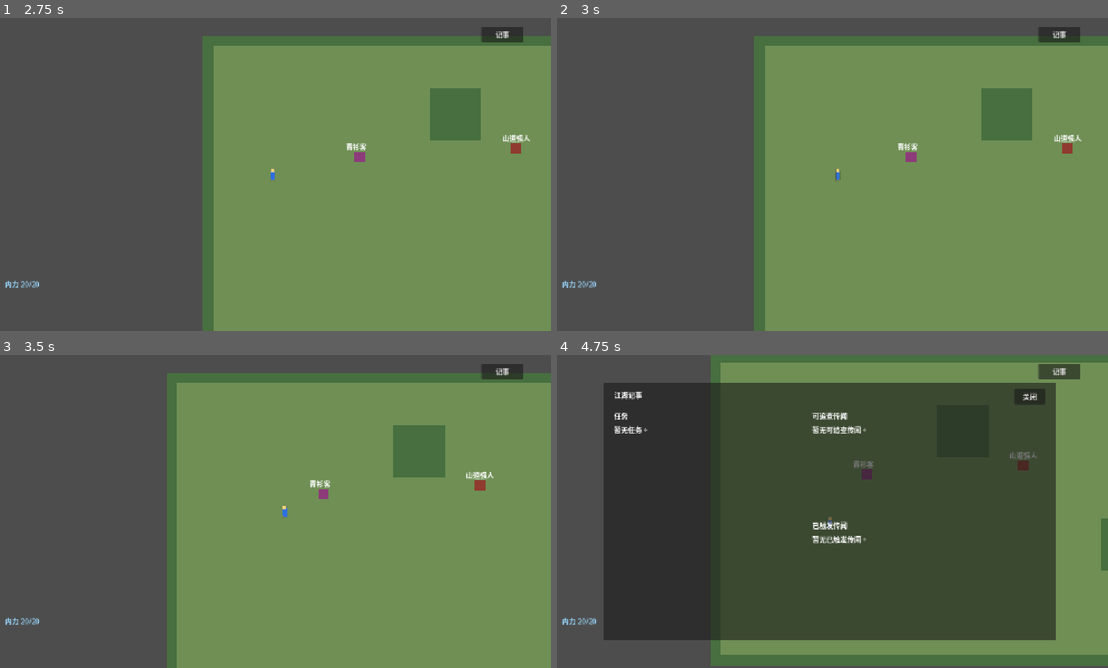
Above: before the commit, frames 1-4 (two rows, left to right).
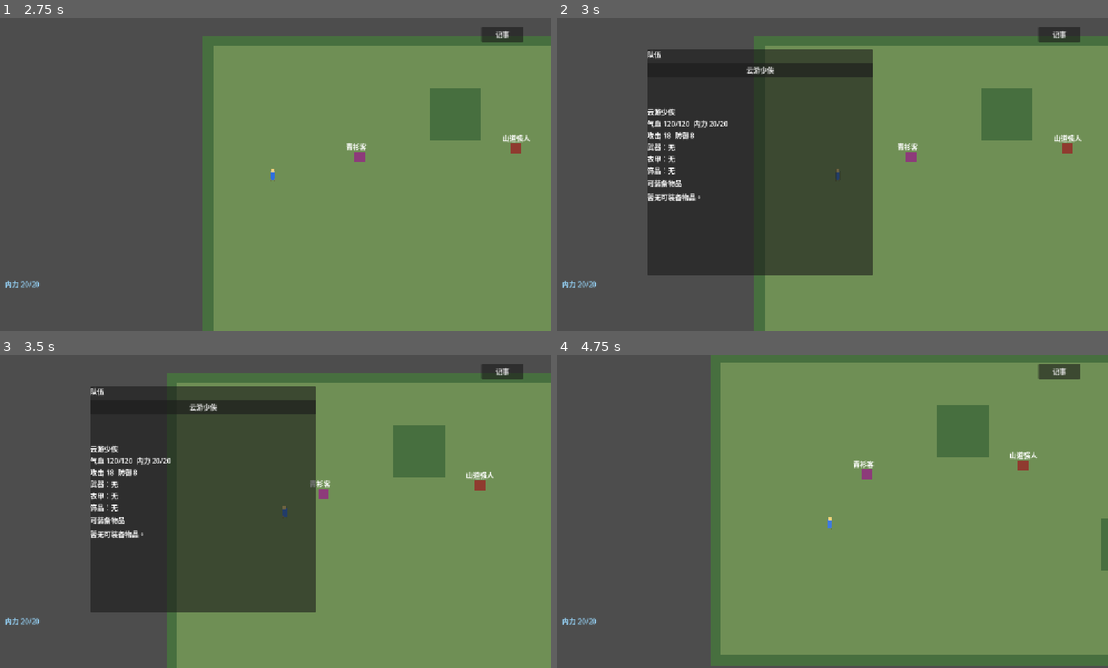
Above: after the commit, the same moments.

Repository: zhangyebo1991/liangyusheng-qunxiazhuan
Game: Godot game, scene res://scenes/boot.tscn
The game is run twice, just before and just after one commit, with the same random seed, the same clock (stepped at 60 frames per second) and the same inputs.
Inputs (mouse positions are in pixels of both pictures, inside the frame that each line leads up to):
- Up to frame 1 (2.75 s): click "开始新游戏" at 0.5 s; click "记事" at 1.25 s; click "关闭" at 2 s
- Up to frame 2 (3 s): tap Enter (confirm) at 2.75 s; move the mouse to (915, 155) at 2.77 s; hold D (move_right) from 2.78 s (still down); tap P at 2.85 s; click (915, 155) at 2.92 s
- Up to frame 3 (3.5 s): keep holding D (move_right)
- Up to frame 4 (4.75 s): release D (move_right) at 3.5 s; click "记事" (after the commit: "云游少侠") at 3.5 s; move the mouse to (1025, 486) at 4.27 s; hold S (move_down) from 4.28 s (still down); tap Enter (confirm) at 4.35 s; click (1025, 486) at 4.42 s; tap P at 4.55 s

Frame 1 is identical in both runs. In frame 2, 29% of the frame differs, in the area x 16-58%, y 10-83%; in frame 3, 29%; in frame 4, 67%, in the area x 8-91%, y 8-92%.

Commit message:
feat: 增加队伍装备面板
- 新增 PartyPanel 显示队友状态与可装备物品
- HUD 接入队伍面板打开关闭与刷新
- 地图场景支持 P 键切换队伍面板

Diff:
--- a/scripts/scenes/hud.gd
+++ b/scripts/scenes/hud.gd
@@ -1,4 +1,6 @@
 extends CanvasLayer
+
+const PartyPanelScript = preload("res://scripts/scenes/party_panel.gd")
 
 signal item_use_requested(item_id: String)
 signal shop_buy_requested(item_id: String)
@@ -13,6 +15,7 @@
 var inventory_list: VBoxContainer
 var inventory_empty_label: Label
 var inventory_is_open := false
+var party_panel: PanelContainer
 var shop_panel: Panel
 var shop_title_label: Label
 var shop_coins_label: Label
@@ -115,6 +118,26 @@
 	inventory_is_open = false
 	inventory_panel.visible = false
 
+func show_party_panel(party, repository) -> void:
+	if party_panel == null:
+		party_panel = PartyPanelScript.new()
+		add_child(party_panel)
+	party_panel.visible = true
+	party_panel.set_party_context(party, repository)
+
+func hide_party_panel() -> void:
+	if party_panel != null:
+		party_panel.visible = false
+
+func toggle_party_panel(party, repository) -> void:
+	if party_panel != null and party_panel.visible:
+		hide_party_panel()
+	else:
+		show_party_panel(party, repository)
+
+func is_party_panel_open() -> bool:
+	return party_panel != null and party_panel.visible
+
 func toggle_inventory(items: Array) -> void:
 	if inventory_is_open:
 		hide_inventory()
--- a/scripts/scenes/map_screen_base.gd
+++ b/scripts/scenes/map_screen_base.gd
@@ -66,6 +66,9 @@
 		return
 	if journal_is_open:
 		return
+	if event is InputEventKey and event.pressed and not event.echo and event.keycode == KEY_P:
+		_toggle_party_panel()
+		return
 	if event.is_action_pressed("inventory"):
 		_toggle_inventory()
 	elif event.is_action_pressed("cancel"):
@@ -236,6 +239,7 @@
 		hud.show_message(_build_effect_message(effect_result, "已处理。"))
 	_refresh_inventory_if_open()
 	_refresh_shop_if_open()
+	_refresh_party_panel_if_open()
 	_update_quest_text()
 	_refresh_tracked_tasks()
 
@@ -355,6 +359,7 @@
 		_remove_interactable_by_id(str(record.get("id", "")))
 		_refresh_inventory_if_open()
 		_refresh_shop_if_open()
+		_refresh_party_panel_if_open()
 		_refresh_tracked_tasks()
 
 func _apply_quest_complete_effects(quest_id: String) -> Dictionary:
@@ -378,6 +383,7 @@
 	var effects = _quest_complete_effects(quest_id, quest)
 	var result = effect_system.apply_effects(game_state, effects, {"source": "quest_complete", "quest_id": quest_id})
 	_mark_triggered_rumors_from_effect_result(result)
+	_refresh_party_panel_if_open()
 	_refresh_tracked_tasks()
 	return result
 
@@ -488,6 +494,12 @@
 
 func _toggle_inventory() -> void:
 	hud.toggle_inventory(_build_inventory_items())
+
+func _toggle_party_panel() -> void:
+	var game_state = _get_game_state()
+	if game_state == null:
+		return
+	hud.toggle_party_panel(game_state.party, _get_data_repository())
 
 func _build_inventory_items() -> Array:
 	var game_state = _get_game_state()
@@ -526,6 +538,12 @@
 	if hud.is_inventory_open():
 		hud.refresh_inventory(_build_inventory_items())
 
+func _refresh_party_panel_if_open() -> void:
+	if hud.is_party_panel_open():
+		var game_state = _get_game_state()
+		if game_state != null:
+			hud.show_party_panel(game_state.party, _get_data_repository())
+
 func _refresh_shop_if_open() -> void:
 	if hud.is_shop_open():
 		var game_state = _get_game_state()
@@ -536,12 +554,14 @@
 	var result = inventory_system.use_item(_get_game_state(), item_id)
 	hud.show_message(str(result.get("message", "此物暂时不能使用。")))
 	_refresh_inventory_if_open()
+	_refresh_party_panel_if_open()
 
 func _on_shop_buy_requested(item_id: String) -> void:
 	var result = shop_system.buy_item(_get_game_state(), item_id)
 	hud.show_message(str(result.get("message", "此商品暂时不能购买。")))
 	_refresh_shop_if_open()
 	_refresh_inventory_if_open()
+	_refresh_party_panel_if_open()
 
 func _on_interactable_clicked(interactable) -> void:
 	var radius = float(interactable.record.get("radius", 48.0))
--- /dev/null
+++ b/scripts/scenes/party_panel.gd
@@ -0,0 +1,176 @@
+extends PanelContainer
+
+const EquipmentSystemScript = preload("res://scripts/systems/equipment_system.gd")
+const ActorStatsSystemScript = preload("res://scripts/systems/actor_stats_system.gd")
+
+var party = null
+var repository = null
+var selected_actor_id: String = ""
+var member_buttons: Array[Button] = []
+
+var _equipment_system = EquipmentSystemScript.new()
+var _stats_system = ActorStatsSystemScript.new()
+var _root_box: VBoxContainer
+var _member_list: VBoxContainer
+var _detail_label: Label
+var _equipment_list: VBoxContainer
+
+func _ready() -> void:
+	_build_ui()
+
+func set_party_context(next_party, next_repository) -> void:
+	party = next_party
+	repository = next_repository
+	refresh()
+
+func refresh() -> void:
+	if _root_box == null:
+		_build_ui()
+	_clear_member_buttons()
+	_clear_equipment_rows()
+	if party == null:
+		_detail_label.text = "队伍状态缺失。"
+		return
+	for actor_id in party.members:
+		var button = Button.new()
+		button.text = _actor_name(str(actor_id))
+		button.custom_minimum_size = Vector2(120, 32)
+		button.pressed.connect(func(): _select_actor(str(actor_id)))
+		member_buttons.append(button)
+		_member_list.add_child(button)
+	if selected_actor_id.is_empty() and not party.members.is_empty():
+		selected_actor_id = str(party.members[0])
+	_refresh_detail()
+	_refresh_equipment_rows()
+
+func equip_selected(item_id: String) -> Dictionary:
+	if selected_actor_id.is_empty():
+		return {"success": false, "message": "未选择队友。"}
+	var result = _equipment_system.equip(party, selected_actor_id, item_id, repository)
+	_refresh_detail()
+	_refresh_equipment_rows()
+	return result
+
+func _build_ui() -> void:
+	if _root_box != null:
+		return
+	name = "PartyPanel"
+	position = Vector2(220, 72)
+	size = Vector2(520, 520)
+	custom_minimum_size = Vector2(520, 520)
+
+	_root_box = VBoxContainer.new()
+	_root_box.position = Vector2(16, 16)
+	_root_box.size = Vector2(488, 488)
+	add_child(_root_box)
+
+	var title = Label.new()
+	title.text = "队伍"
+	title.custom_minimum_size = Vector2(460, 28)
+	_root_box.add_child(title)
+
+	_member_list = VBoxContainer.new()
+	_member_list.custom_minimum_size = Vector2(460, 96)
+	_root_box.add_child(_member_list)
+
+	_detail_label = Label.new()
+	_detail_label.autowrap_mode = TextServer.AUTOWRAP_WORD_SMART
+	_detail_label.custom_minimum_size = Vector2(460, 160)
+	_root_box.add_child(_detail_label)
+
+	var equipment_title = Label.new()
+	equipment_title.text = "可装备物品"
+	equipment_title.custom_minimum_size = Vector2(460, 28)
+	_root_box.add_child(equipment_title)
+
+	_equipment_list = VBoxContainer.new()
+	_equipment_list.custom_minimum_size = Vector2(460, 160)
+	_root_box.add_child(_equipment_list)
+
+func _clear_member_buttons() -> void:
+	for button in member_buttons:
+		if is_instance_valid(button):
+			if button.get_parent() != null:
+				button.get_parent().remove_child(button)
+			button.queue_free()
+	member_buttons.clear()
+
+func _clear_equipment_rows() -> void:
+	if _equipment_list == null:
+		return
+	for child in _equipment_list.get_children():
+		_equipment_list.remove_child(child)
+		child.queue_free()
+
+func _select_actor(actor_id: String) -> void:
+	selected_actor_id = actor_id
+	_refresh_detail()
+	_refresh_equipment_rows()
+
+func _refresh_detail() -> void:
+	if _detail_label == null:
+		return
+	if selected_actor_id.is_empty():
+		_detail_label.text = "未选择队友。"
+		return
+	var stats = _stats_system.build_stats(party, selected_actor_id, repository)
+	_detail_label.text = "%s\n气血 %d/%d  内力 %d/%d\n攻击 %d  防御 %d\n武器：%s\n衣甲：%s\n饰品：%s" % [
+		str(stats.get("display_name", selected_actor_id)),
+		int(stats.get("hp", 0)),
+		int(stats.get("max_hp", 0)),
+		int(stats.get("mp", 0)),
+		int(stats.get("max_mp", 0)),
+		int(stats.get("attack", 0)),
+		int(stats.get("defense", 0)),
+		_equipped_name("weapon"),
+		_equipped_name("armor"),
+		_equipped_name("accessory"),
+	]
+
+func _refresh_equipment_rows() -> void:
+	_clear_equipment_rows()
+	if party == null or _equipment_list == null:
+		return
+	var has_equipment := false
+	for raw_item_id in party.inventory.keys():
+		var item_id = str(raw_item_id)
+		var item = repository.get_item(item_id) if repository != null and repository.has_method("get_item") else {}
+		if typeof(item) != TYPE_DICTIONARY or str(item.get("type", "")) != "equipment":
+			continue
+		has_equipment = true
+		var row = HBoxContainer.new()
+		row.custom_minimum_size = Vector2(460, 36)
+		_equipment_list.add_child(row)
+
+		var label = Label.new()
+		label.text = "%s x%d" % [str(item.get("name", item_id)), party.get_item_count(item_id)]
+		label.custom_minimum_size = Vector2(300, 32)
+		row.add_child(label)
+
+		var button = Button.new()
+		button.text = "装备"
+		button.custom_minimum_size = Vector2(72, 32)
+		button.pressed.connect(func(): equip_selected(item_id))
+		row.add_child(button)
+	if not has_equipment:
+		var empty = Label.new()
+		empty.text = "暂无可装备物品。"
+		empty.custom_minimum_size = Vector2(460, 32)
+		_equipment_list.add_child(empty)
+
+func _actor_name(actor_id: String) -> String:
+	if repository != null and repository.has_method("get_actor"):
+		var actor = repository.get_actor(actor_id)
+		if typeof(actor) == TYPE_DICTIONARY and not actor.is_empty():
+			return str(actor.get("name", actor_id))
+	return actor_id
+
+func _equipped_name(slot: String) -> String:
+	var item_id = party.get_equipped_item(selected_actor_id, slot) if party != null else ""
+	if item_id.is_empty():
+		return "无"
+	if repository != null and repository.has_method("get_item"):
+		var item = repository.get_item(item_id)
+		if typeof(item) == TYPE_DICTIONARY and not item.is_empty():
+			return str(item.get("name", item_id))
+	return item_id
--- a/tests/run_tests.gd
+++ b/tests/run_tests.gd
@@ -27,6 +27,7 @@
 const TestShopSystemScript = preload("res://tests/test_shop_system.gd")
 const TestMapRewardSystemScript = preload("res://tests/test_map_reward_system.gd")
 const TestHudInventoryScript = preload("res://tests/test_hud_inventory.gd")
+const TestPartyPanelScript = preload("res://tests/test_party_panel.gd")
 const TestJournalPanelScript = preload("res://tests/test_journal_panel.gd")
 const TestShopMapScreenScript = preload("res://tests/test_shop_map_screen.gd")
 const TestPickupMapScreenScript = preload("res://tests/test_pickup_map_screen.gd")
@@ -97,6 +98,7 @@
 		TestShopSystemScript.new(),
 		TestMapRewardSystemScript.new(),
 		TestHudInventoryScript.new(),
+		TestPartyPanelScript.new(),
 		TestJournalPanelScript.new(),
 		TestShopMapScreenScript.new(),
 		TestPickupMapScreenScript.new(),
--- /dev/null
+++ b/tests/test_party_panel.gd
@@ -0,0 +1,35 @@
+extends RefCounted
+
+const PartyPanelScript = preload("res://scripts/scenes/party_panel.gd")
+const PartyStateScript = preload("res://scripts/domain/party_state.gd")
+
+class RepositoryStub:
+	extends RefCounted
+
+	func get_actor(actor_id: String) -> Dictionary:
+		if actor_id == "hero_yun":
+			return {"id": "hero_yun", "name": "云游少侠", "hp": 120, "max_hp": 120, "max_mp": 20, "attack": 18, "defense": 8, "martial_arts": ["basic_sword"]}
+		return {}
+
+	func get_item(item_id: String) -> Dictionary:
+		if item_id == "iron_sword":
+			return {"id": "iron_sword", "name": "铁剑", "type": "equipment", "equipment": {"slot": "weapon", "stat_bonus": {"attack": 4}}}
+		return {}
+
+func run(assertions) -> void:
+	var party = PartyStateScript.new()
+	party.add_member("hero_yun")
+	party.add_item("iron_sword", 1)
+	party.set_member_status("hero_yun", {"hp": 100, "mp": 12})
+
+	var panel = PartyPanelScript.new()
+	panel.set_party_context(party, RepositoryStub.new())
+	assertions.assert_true(panel.has_method("refresh"), "PartyPanel 应提供 refresh 方法")
+	panel.refresh()
+	assertions.assert_eq(panel.selected_actor_id, "hero_yun", "刷新后应默认选中第一个队友")
+	assertions.assert_true(panel.member_buttons.size() >= 1, "应生成队友按钮")
+
+	var result = panel.equip_selected("iron_sword")
+	assertions.assert_true(bool(result.get("success", false)), "面板应能给选中角色装备铁剑")
+	assertions.assert_eq(party.get_equipped_item("hero_yun", "weapon"), "iron_sword", "装备结果应写入 PartyState")
+	panel.free()
